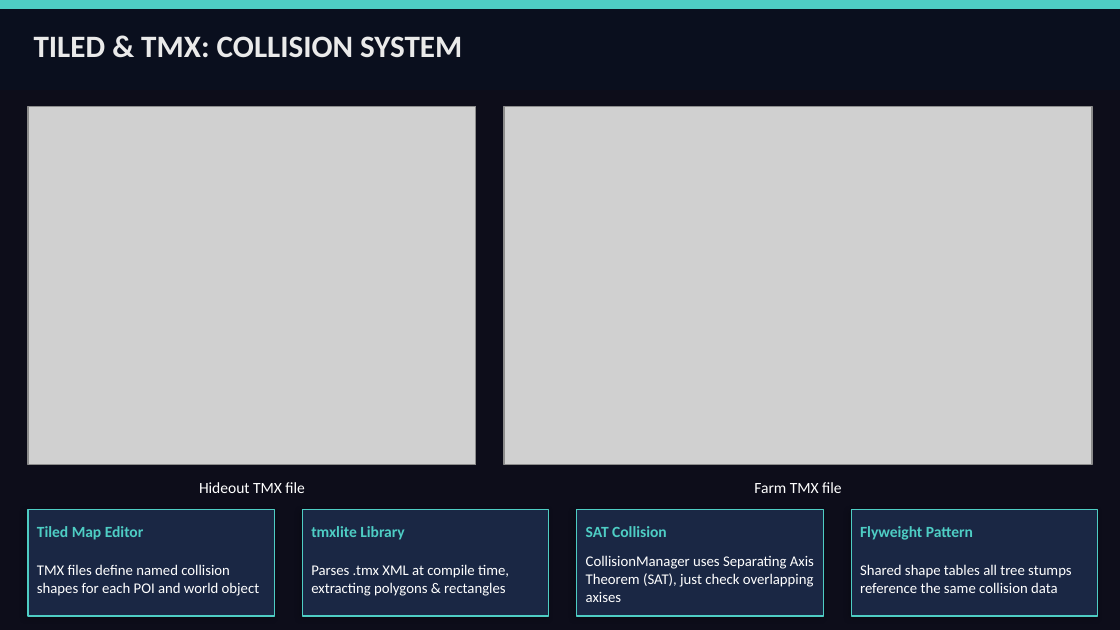
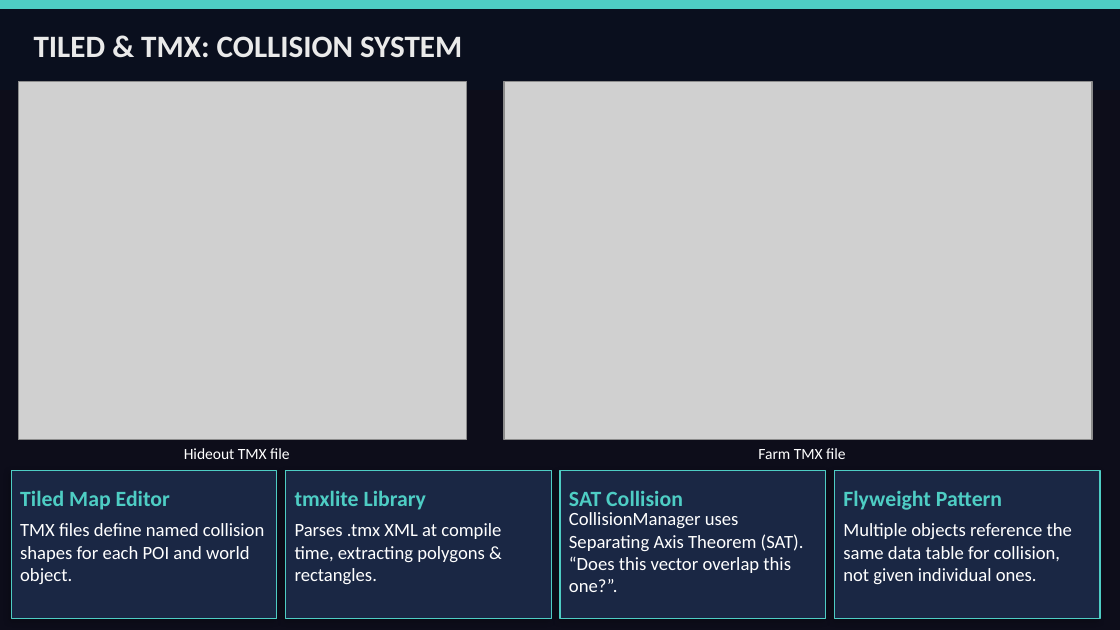
Before and after one commit to Edward-Norton/4th-Year-Thorns, a slide deck: slide 6 of Documentation/Presentations/Presentation-2.pptx. Drawn at 1120x630 pixels with LibreOffice and Linux fonts; fonts in the diff are those of the drawing; grey boxes stand for pictures. Boxes give left, top, right and bottom in pixels: in the first picture for what was removed or moved away, otherwise in the second. Text is boxed around its words. In the diff, an @@ line names an element or a change of style, - is before the commit and + after.

Commit message:
Presentation 2: Updated

```diff
--- a/Documentation/Presentations/Presentation-2.pptx
+++ b/Documentation/Presentations/Presentation-2.pptx
@@ picture: place and size @@
-picture at (28,106,476,465)
+picture at (18,81,466,439)
@@ picture: place and size @@
-picture at (504,106,1092,465)
+picture at (504,81,1092,439)
@@ text "Hideout TMX file": place and size @@
-text "Hideout TMX file" at (199,482,305,493)
+text "Hideout TMX file" at (184,448,290,459)
@@ text "Farm TMX file": place and size @@
-text "Farm TMX file" at (754,482,841,493)
+text "Farm TMX file" at (758,448,845,459)
@@ rectangle: place and size @@
-rectangle at (28,510,274,616)
+rectangle at (11,470,277,618)
@@ text "Tiled Map Editor": place and size @@
-text "Tiled Map Editor" at (37,526,144,540)
+text "Tiled Map Editor" at (20,490,170,510)
@@ rectangle: place and size @@
-rectangle at (302,510,549,616)
+rectangle at (286,470,551,618)
@@ text "tmxlite Library": place and size @@
-text "tmxlite Library" at (311,526,404,540)
+text "tmxlite Library" at (295,490,426,510)
@@ rectangle: place and size @@
-rectangle at (577,510,823,616)
+rectangle at (560,470,825,618)
@@ text "SAT Collision": place and size @@
-text "SAT Collision" at (586,526,667,537)
+text "SAT Collision" at (569,490,683,513)
@@ rectangle: place and size @@
-rectangle at (851,510,1098,616)
+rectangle at (834,470,1100,618)
@@ size 10 to 14 pt in 4 elements at (20,490,170,510), (295,490,426,510), (569,490,683,513), (843,490,1002,510) @@
@@ text "Flyweight Pattern": place and size @@
-text "Flyweight Pattern" at (860,526,973,540)
+text "Flyweight Pattern" at (843,490,1002,510)
@@ text at (20,523,265,584): text changed; size 9.5 to 12 pt @@
-TMX files define named collision shapes for each POI and world object
+TMX files define named collision shapes for each POI and world object.
@@ text at (295,523,501,584): text changed; size 9.5 to 12 pt @@
-Parses .tmx XML at compile time, extracting polygons & rectangles
+Parses .tmx XML at compile time, extracting polygons & rectangles.
@@ text at (569,512,804,592): text changed; size 9.5 to 12 pt @@
-CollisionManager uses Separating Axis Theorem (SAT), just check overlapping axises
+CollisionManager uses Separating Axis Theorem (SAT). “Does this vector overlap this one?”.
@@ text at (843,523,1072,584): text changed; size 9.5 to 12 pt @@
-Shared shape tables all tree stumps reference the same collision data
+Multiple objects reference the same data table for collision, not given individual ones.
```
Also in this commit, not shown: 3 other slides changed, 1 slide added, 1 slide removed.
